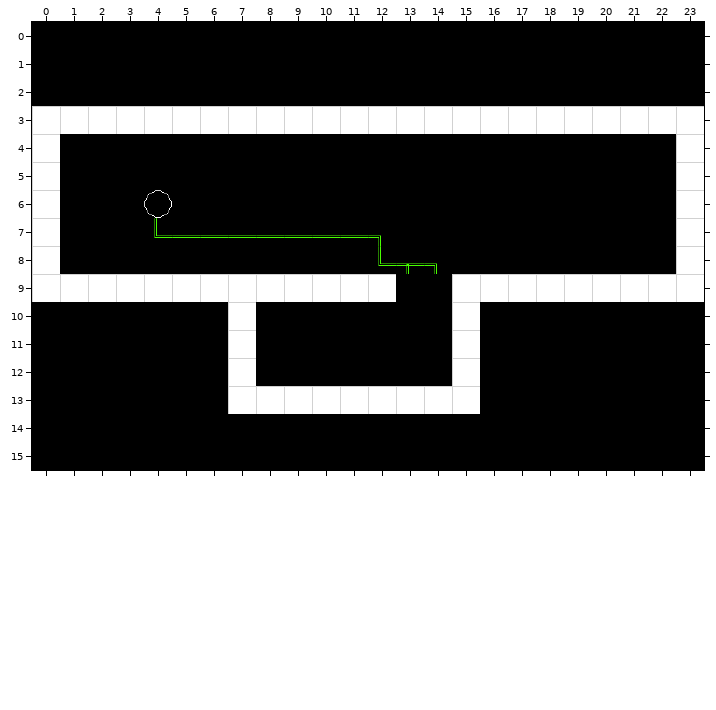
Level history. Tiled map: GGJam-android/assets/levels/tutorial3.tmx. The first picture shows the starting point.
Cells are 32x32 px. Shown: x 0..23, y 0..15.
New version:
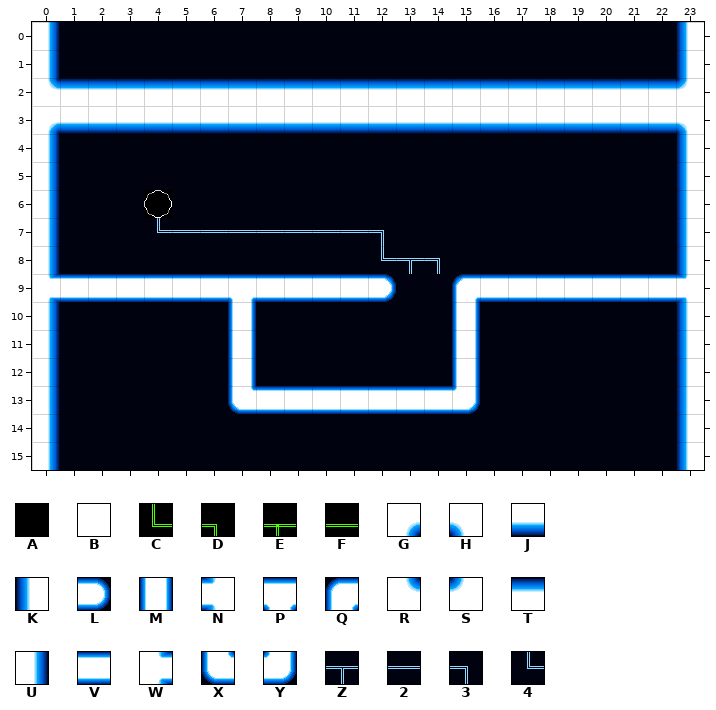
Key: from "Basic": A 0, B 1, C 8, D 11, E 12, F 16; from "Lights": G 0, H 1, J 2, K 3, L 5, M 6, N 8, P 9, Q 11, R 16, S 17, T 18, U 19, V 22, W 24, X 27, Y 28, Z 33, 2 49, 3 51, 4 52.
_ is an empty cell.
Changes in this commit:
Layer "Tiles":
Tile F gives way to tile 2 in row 7 at x 5 to 11.
Tile D gives way to tile 3 in row 7 at x 12; in row 8 at x 14.
Tile C gives way to tile 4 in row 7 at x 4; in row 8 at x 12.
Tile B gives way to tile G in row 3 at x 0.
Tile B gives way to tile H in row 3 at x 23.
Tile B gives way to tile J in row 3 at x 1 to 22.
Tile A gives way to tile K in rows 0 to 1 at x 23; in rows 10 to 15 at x 23.
Tile B gives way to tile K in rows 4 to 8 at x 23.
Tile B gives way to tile L in row 9 at x 12.
Tile B gives way to tile M in rows 10 to 12 at x 7 and 15.
Tile B gives way to tile N in row 9 at x 23.
Tile B gives way to tile P in row 9 at x 7.
Tile B gives way to tile Q in row 9 at x 15.
Tile A gives way to tile R in row 2 at x 0.
Tile A gives way to tile S in row 2 at x 23.
Tile A gives way to tile T in row 2 at x 1 to 22.
Tile A gives way to tile U in rows 0 to 1 at x 0; in rows 10 to 15 at x 0.
Tile B gives way to tile U in rows 4 to 8 at x 0.
Tile B gives way to tile V in row 9 at x 1 to 6, 8 to 11 and 16 to 22; in row 13 at x 8 to 14.
Tile B gives way to tile W in row 9 at x 0.
Tile B gives way to tile X in row 13 at x 7.
Tile B gives way to tile Y in row 13 at x 15.
Tile E gives way to tile Z in row 8 at x 13.
Pixel boxes of the changes (left, top, right, bottom) in both pictures:
changed: (32, 22, 704, 470)
